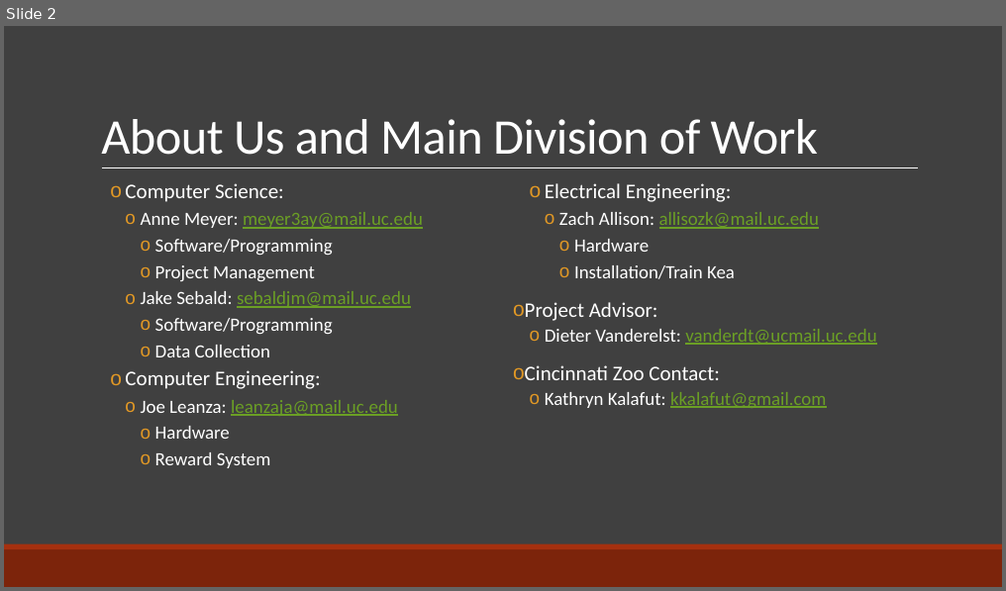
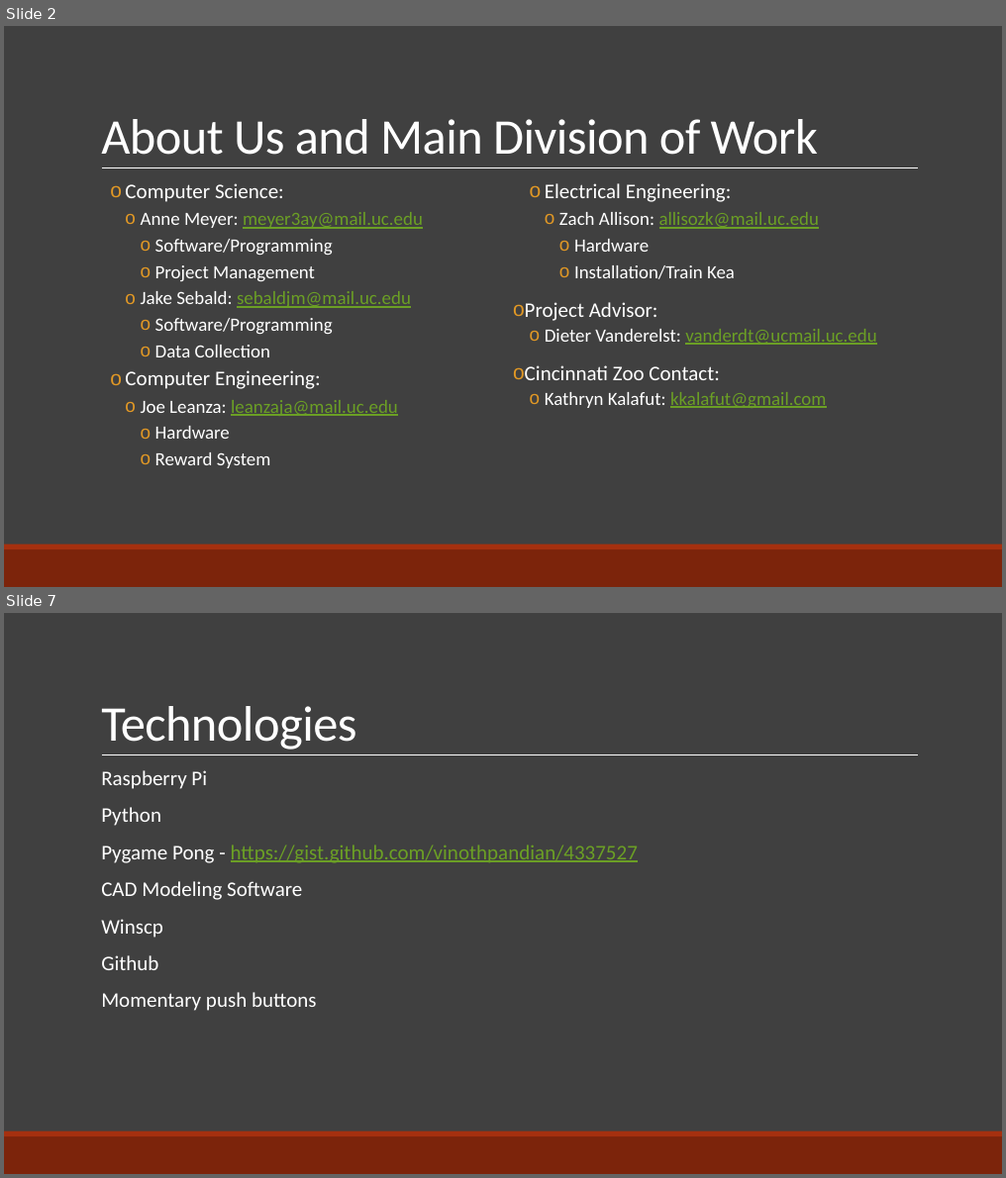
Before and after one commit to AnneRenee42/SeniorDesign, a slide deck: Kea PowerPoint.pptx. Shown one above the other, each under a label of ours: slide 2 before the commit, slides 2 and 7 after it; the slides between them are not shown. The pictures are 1006x591 and 1006x1178 pixels, drawn with LibreOffice and Linux fonts; fonts in the diff are those of the drawing. Boxes give left, top, right and bottom in pixels: in the first picture for what was removed or moved away, otherwise in the second. Text is boxed around its words. In the diff, an @@ line names an element or a change of style, - is before the commit and + after.

```diff
--- a/Kea PowerPoint.pptx
+++ b/Kea PowerPoint.pptx
@@ slide 7 added at <box>4,613,1002,1174</box>, background #404040; not listed: 3 template elements that a slide beside it also shows @@
@@ title added at <box>101,706,356,750</box>, 48 pt, text #FFFFFF @@
+Technologies
@@ text added at <box>101,770,638,1011</box>, 20 pt, text #FFFFFF @@
+  Raspberry Pi
+  Python
+  Pygame Pong - https://gist.github.com/vinothpandian/4337527
+  CAD Modeling Software
+  Winscp
+  Github
+  Momentary push buttons
```
Also in this commit, not shown: 4 slides changed, 3 other slides added, 3 slides removed.
